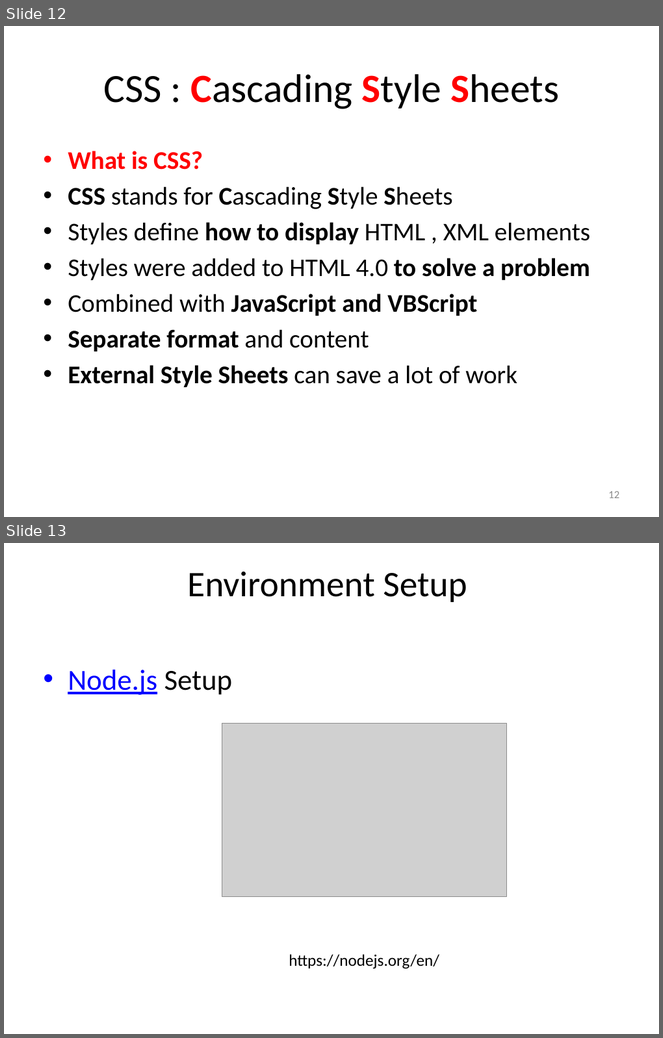
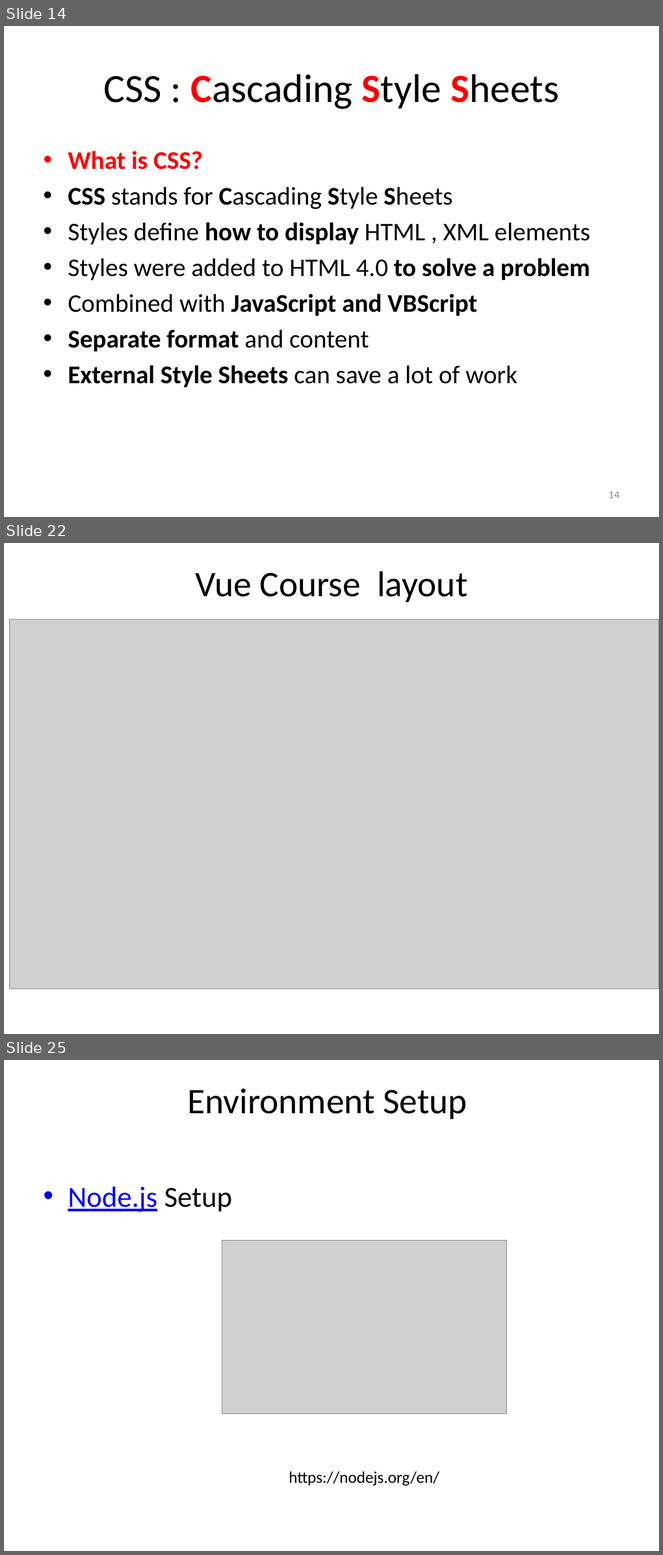
Before and after one commit to TarekSherif/Vue-CLI-Course, a slide deck: 1-PPT/L1 Architecture.pptx. Shown one above the other, each under a label of ours: slides 12 and 13 before the commit, slides 14, 22 and 25 after it; the slides between them are not shown. The pictures are 663x1038 and 663x1555 pixels, drawn with LibreOffice and Linux fonts; fonts in the diff are those of the drawing; grey boxes stand for pictures. Boxes give left, top, right and bottom in pixels: in the first picture for what was removed or moved away, otherwise in the second. Text is boxed around its words. In the diff, an @@ line names an element or a change of style, - is before the commit and + after.

```diff
--- a/1-PPT/L1 Architecture.pptx
+++ b/1-PPT/L1 Architecture.pptx
@@ slide 22 added at (4, 543, 659, 1034), background #FFFFFF @@
@@ title added at (195, 571, 468, 602), 39.6 pt, text #000000 @@
+Vue Course layout
@@ picture added at (9, 620, 659, 990) @@
@@ what was slide 12 is now slide 14 @@
@@ page number at (608, 491, 620, 499): text changed @@
-12
+14
@@ what was slide 13 is now slide 25 @@
```
Also in this commit, not shown: 1 slide changed, 13 other slides added, 1 slide removed, 2 other files.
